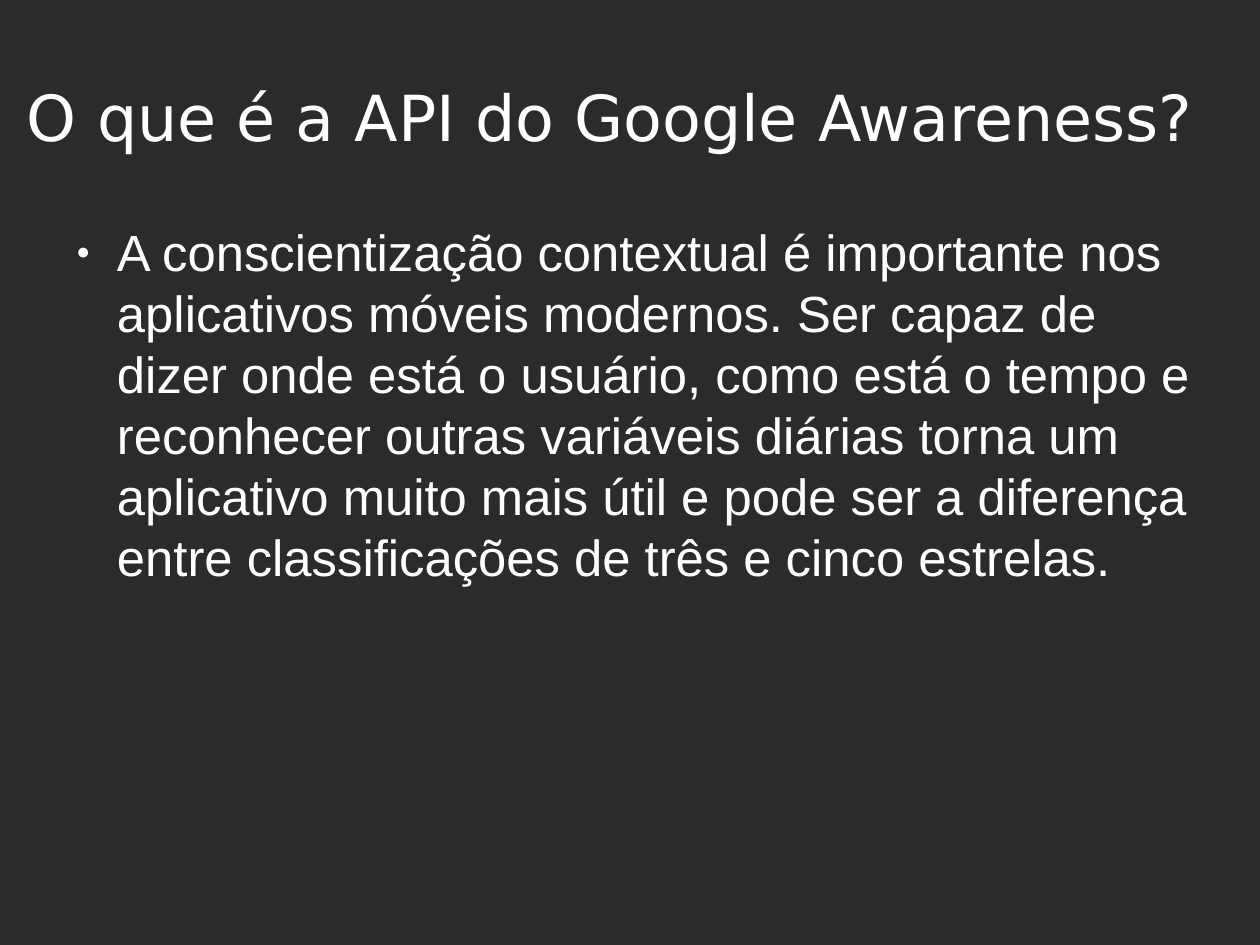
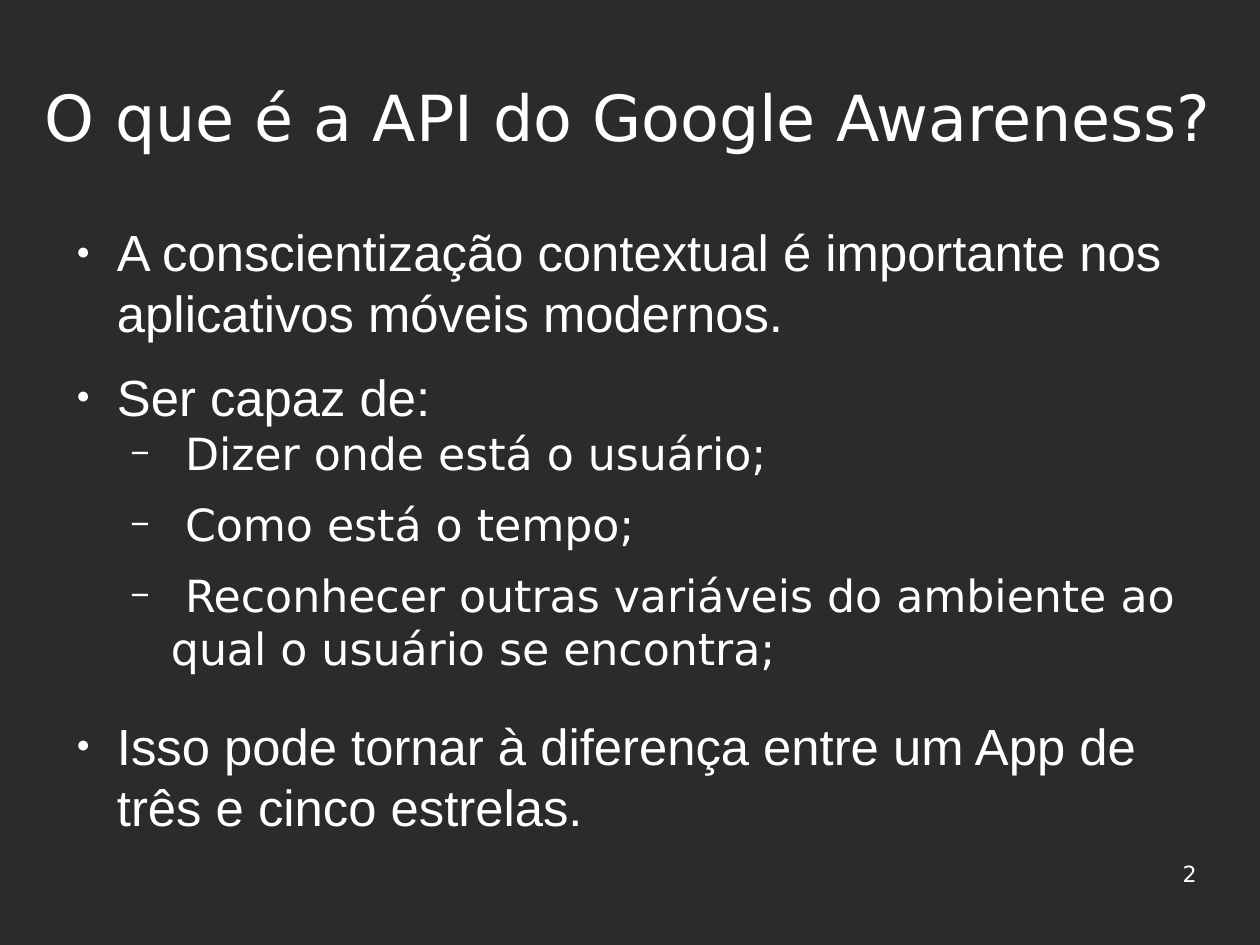
Before and after one commit to felipekian/seminario_FelipeDerkian_ISE_UFRR_2019, a slide deck: slide 2 of Seminário - ISE.odp. Drawn at 1260x945 pixels with LibreOffice and Linux fonts; fonts in the diff are those of the drawing; background and template pictures are left out; a plain dark background stands for a picture behind light text. Boxes give left, top, right and bottom in pixels: in the first picture for what was removed or moved away, otherwise in the second. Text is boxed around its words. In the diff, an @@ line names an element or a change of style, - is before the commit and + after.

```diff
--- a/Seminário - ISE.odp
+++ b/Seminário - ISE.odp
@@ title "O que é a API ..." moved from (x1=27, y1=90, x2=1192, y2=155) to (x1=45, y1=90, x2=1210, y2=155) @@
@@ text at (x1=117, y1=233, x2=1175, y2=775): text changed @@
-● A conscientização contextual é importante nos aplicativos móveis modernos. Ser capaz de dizer onde está o usuário, como está o tempo e reconhecer outras variáveis diárias torna um aplicativo muito mais útil e pode ser a diferença entre classificações de três e cinco estrelas.
+● A conscientização contextual é importante nos aplicativos móveis modernos.
+● Ser capaz de:
+  − Dizer onde está o usuário;
+  − Como está o tempo;
+  − Reconhecer outras variáveis do ambiente ao qual o usuário se encontra;
+● Isso pode tornar à diferença entre um App de três e cinco estrelas.
@@ page number added at (x1=1183, y1=865, x2=1197, y2=882), 14 pt, text #FFFFFF @@
+2
```
Also in this commit, not shown: 9 other slides changed, 2 slides added, 2 slides removed, 3 other files.
